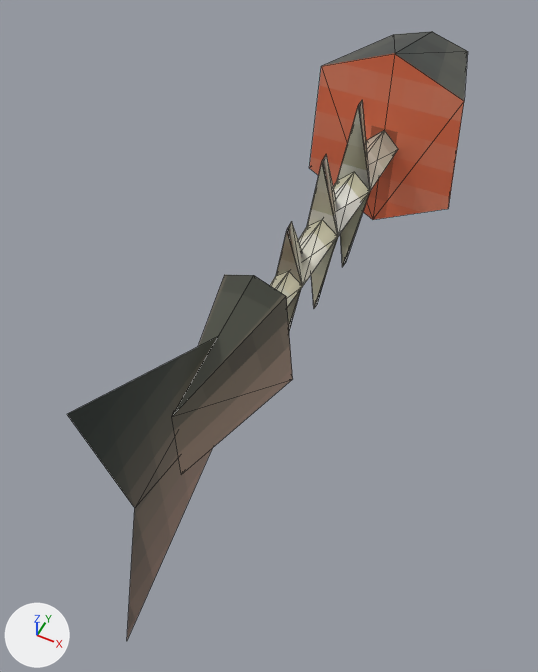
Renders of the glTF model Assets/3D/Fish/Salmon Bones.gltf from each side of a commit.
The view is the same before and after, from a 50 mm camera at (0.327, -0.93, 0.771) aimed at (-0.018, -0.24, -0.092). Every picture has the same lights, and +X, +Y and +Z are marked at lower left. The older version comes first. Mesh edges are drawn as thin lines. Vertices at exactly the same position are counted once.

The scene before the commit, as lines of its bpy script (objects in view):
```python
me_salmon_bones_mesh = bpy.data.meshes.new('Salmon Bones Mesh')
me_salmon_bones_mesh.from_pydata(...)  # 75 vertices, 155 faces; spans x -0.138..0.138, y -0.695..0.476, z -0.233..0.243
me_salmon_bones_mesh.materials.append(mat_fish_material)  # picture img_fish_texture
ob_salmon_bones = bpy.data.objects.new('Salmon Bones', me_salmon_bones_mesh)
ob_salmon_bones.location = (0.0, 0.0, 0.0)
```
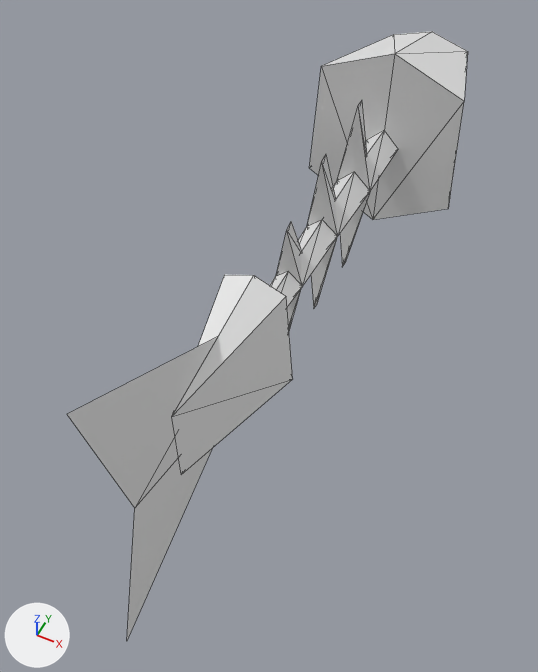
Location of each change, (x1, y1, x2, y2) in pixels of the pictures (538 x 672 px):
part 1 of me_salmon_bones_mesh, cut back
    before: (276, 101, 398, 324)
    after: (337, 101, 370, 267)
part 2 of me_salmon_bones_mesh, recoloured (lighter)
    both: (67, 31, 467, 640)

Edits to the bpy script that builds the scene:
```text
Change me_salmon_bones_mesh:
    used by ob_salmon_bones; location = (0.0, 0.0, 0.0)
    remove me_salmon_bones_mesh.from_pydata(...)  # 75 vertices, 155 faces; spans x -0.138..0.138, y -0.695..0.476, z -0.233..0.243
    add me_salmon_bones_mesh.from_pydata(...)  # 63 vertices, 99 faces; spans x -0.138..0.138, y -0.695..0.476, z -0.233..0.243
    me_salmon_bones_mesh part 1
    12 vertices are removed from x -0.03..0.03, y -0.316..0.174, z 0.004..0.012
    66 faces are deleted
    10 new faces join them
    me_salmon_bones_mesh part 2: 99 faces spanning x -0.138..0.138, y -0.695..0.476, z -0.233..0.243 switch from mat_fish_material (picture img_fish_texture) to no material
```
